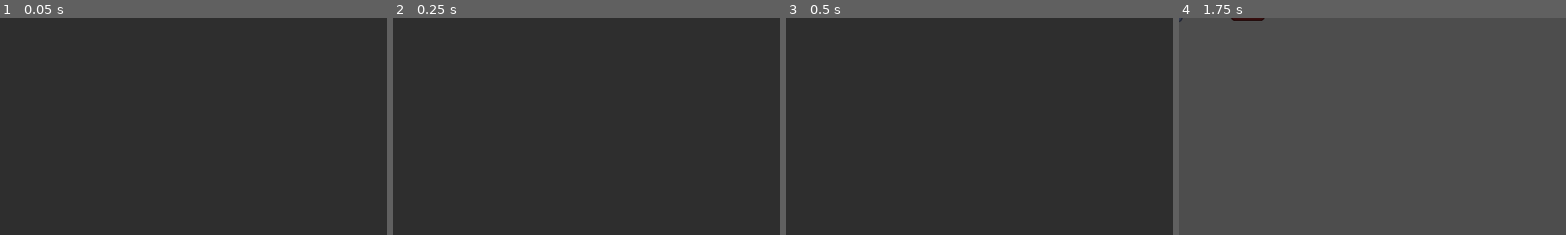
Above: before the commit, frames 1-4 (left to right).
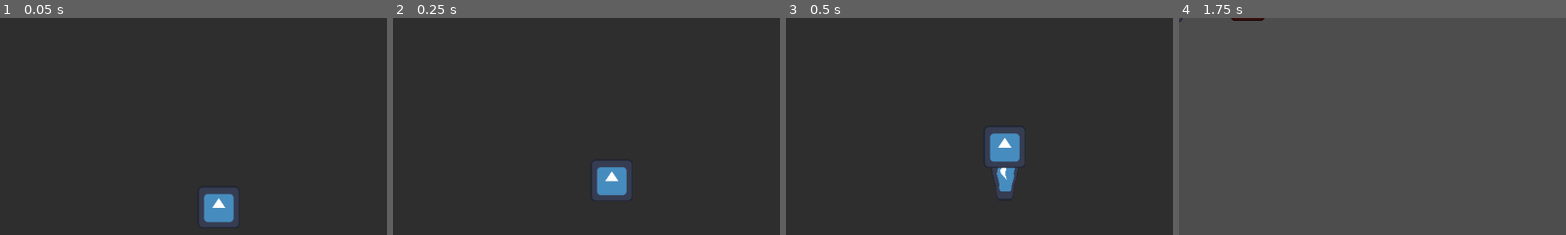
Above: after the commit, the same moments.

Repository: tylercchase/gmtk-2025
Game: Godot game, scene res://src/menus/main/main_menu.tscn
Two runs of this game, one before a commit and one after it. Both use one fixed random seed, a clock stepped at 60 frames per second and the inputs below. The engine's default icon, where the game draws it, is replaced by a stand-in: a white triangle on a blue panel in a dark square.
Inputs (mouse positions are % of the whole screen's width and height, from its top left):
- Up to frame 1 (0.05 s): no input
- Up to frame 2 (0.25 s): no input
- Up to frame 3 (0.5 s): no input
- Up to frame 4 (1.75 s): click "Start" at 0.5 s; move the mouse to (72, 45) at 1.27 s; hold D (move_right) from 1.28 s (still down); click (72, 45) at 1.35 s
The pictures show only the part of the screen within x 50-100%, y 20-70%; the shares and areas given below are measured in that part.

The runs differ from the first frame. In frame 1, 1.9% of the frame differs, in the area x 51-62%, y 78-97%; in frame 2, 1.9%; in frame 3, 2.5%, in the area x 51-62%, y 50-84%; in frame 4, nothing differs.

Commit message:
feat: add main menu snake

Diff:
--- a/src/menus/main/main_menu.tscn
+++ b/src/menus/main/main_menu.tscn
@@ -1,6 +1,9 @@
-[gd_scene load_steps=3 format=3 uid="uid://bebw44j0d3rob"]
+[gd_scene load_steps=6 format=3 uid="uid://bebw44j0d3rob"]
 
 [ext_resource type="Script" uid="uid://kgrio0uti0pb" path="res://src/menus/main/main_menu.gd" id="1_vqa7h"]
+[ext_resource type="PackedScene" uid="uid://bkufcjas1iov8" path="res://src/player/player.tscn" id="2_87ivk"]
+[ext_resource type="Script" uid="uid://cshxb8qg5nbd8" path="res://src/menus/main/main_menu_player.gd" id="3_153ft"]
+[ext_resource type="PackedScene" uid="uid://6ppqphm8w01t" path="res://src/segments/segment_manager.tscn" id="4_153ft"]
 
 [sub_resource type="StyleBoxFlat" id="StyleBoxFlat_nrvvx"]
 bg_color = Color(0.568528, 0.33687, 0.230283, 1)
@@ -15,6 +18,14 @@
 start_button = NodePath("HBoxContainer/PanelContainer/MarginContainer/VBoxContainer/StartButton")
 quit_button = NodePath("HBoxContainer/PanelContainer/MarginContainer/VBoxContainer/QuitButton")
 level_scene = "uid://cevc126su5f5q"
+
+[node name="SegmentManager" parent="." node_paths=PackedStringArray("player_node") instance=ExtResource("4_153ft")]
+player_node = NodePath("../MainMenuTestPlayer")
+
+[node name="MainMenuTestPlayer" parent="." node_paths=PackedStringArray("container") instance=ExtResource("2_87ivk")]
+position = Vector2(902, 422)
+script = ExtResource("3_153ft")
+container = NodePath("../HBoxContainer/SnakeZone")
 
 [node name="HBoxContainer" type="HBoxContainer" parent="."]
 layout_mode = 2
@@ -52,3 +63,9 @@
 layout_mode = 2
 size_flags_horizontal = 4
 text = "Quit"
+
+[node name="SnakeZone" type="Control" parent="HBoxContainer"]
+layout_mode = 2
+size_flags_horizontal = 3
+
+[editable path="MainMenuTestPlayer"]
--- /dev/null
+++ b/src/menus/main/main_menu_player.gd
@@ -0,0 +1,20 @@
+extends Player
+
+var timer: Timer
+
+@export var container: Control
+
+func _ready() -> void:
+    super()
+    timer = Timer.new()
+    add_child(timer)
+    timer.start(0.5)
+    timer.timeout.connect(_on_timer_timeout)
+
+func _on_timer_timeout():
+    rotate(rotation_amount * 3)
+    timer.start(randf())
+
+
+func _process(delta: float) -> void:
+    global_position = (global_position + (direction.rotated(rotation).normalized() * SPEED * delta)).clamp(container.get_global_rect().position, container.get_global_rect().end)
Not shown, added: src/menus/main/main_menu_player.gd.uid
